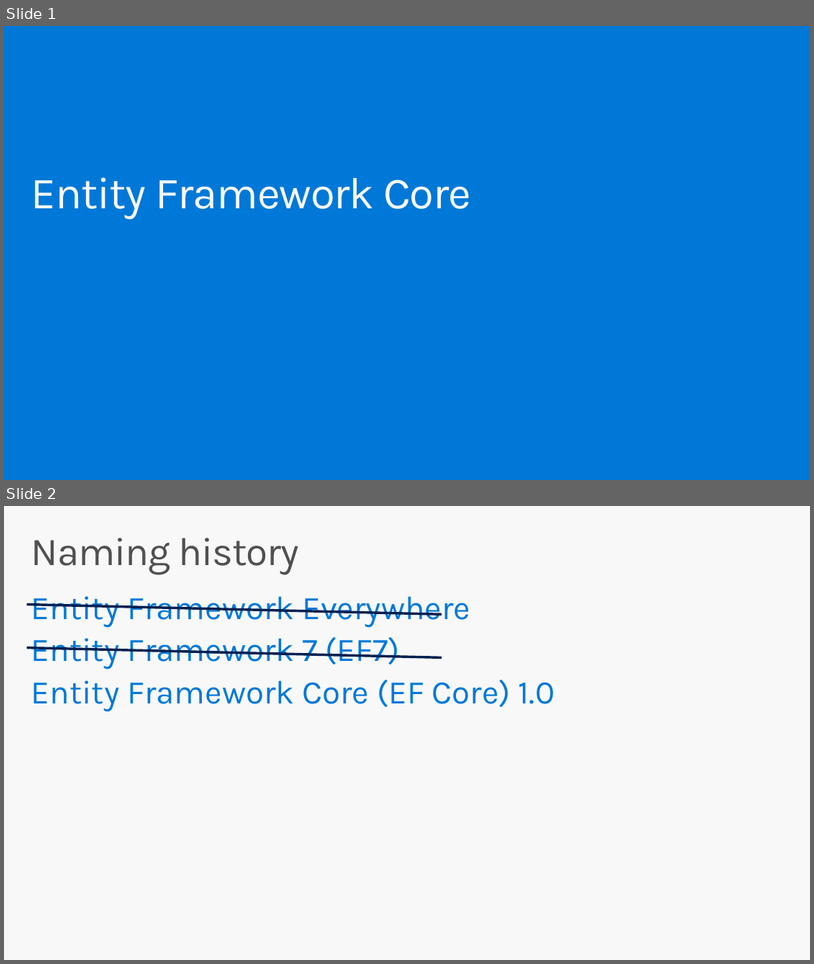
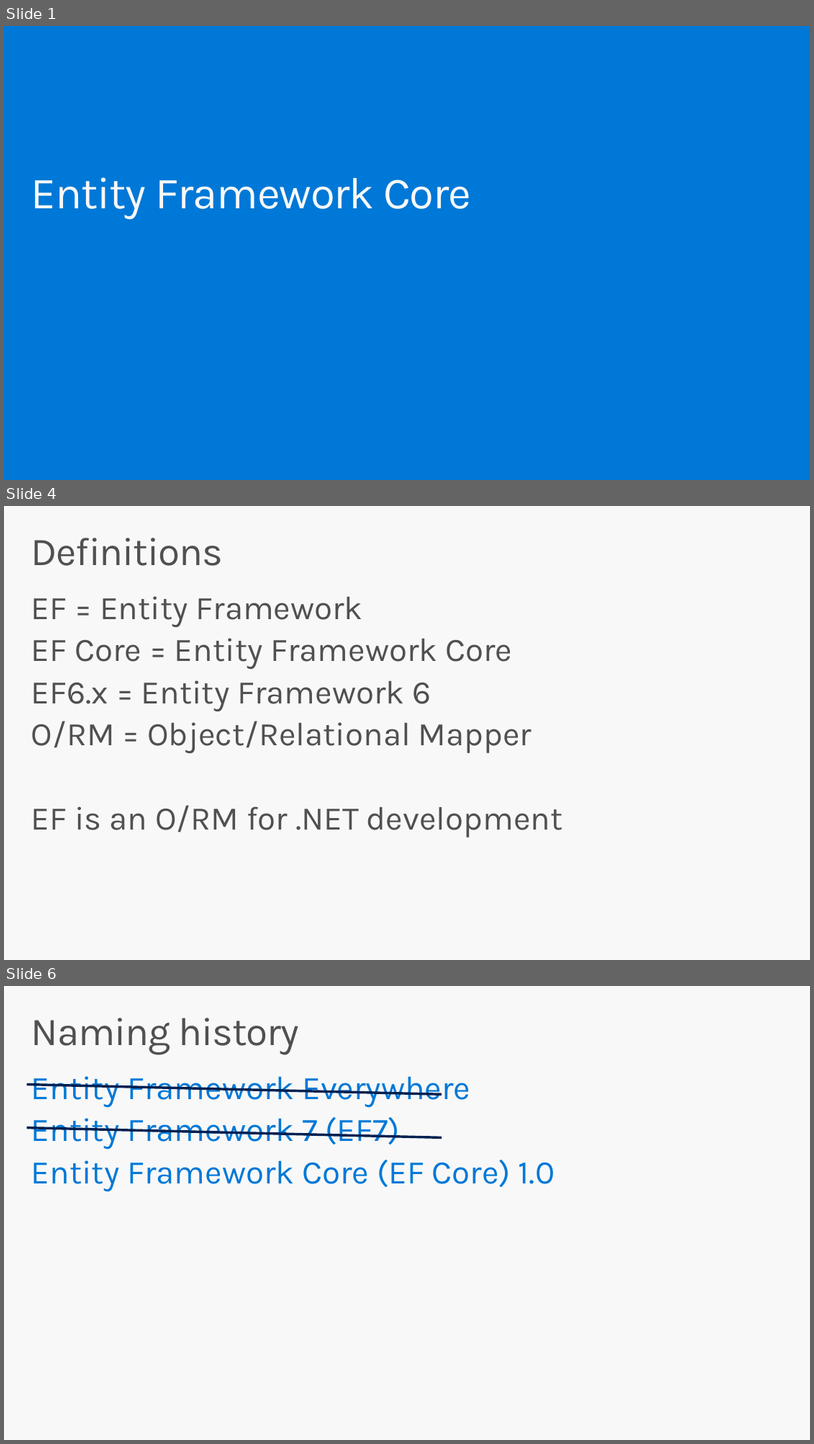
Before and after one commit to rowanmiller/Demo-EFCore, a slide deck: SlideDeck.pptx. Shown one above the other, each under a label of ours: slides 1 and 2 before the commit, slides 1, 4 and 6 after it; the slides between them are not shown. The pictures are 814x964 and 814x1444 pixels, drawn with LibreOffice and Linux fonts; fonts in the diff are those of the drawing. Boxes give left, top, right and bottom in pixels: in the first picture for what was removed or moved away, otherwise in the second. Text is boxed around its words. In the diff, an @@ line names an element or a change of style, - is before the commit and + after.

```diff
--- a/SlideDeck.pptx
+++ b/SlideDeck.pptx
@@ slide 4 added at [4, 506, 810, 960], background #F8F8F8 @@
@@ title added at [31, 538, 223, 566], 48 pt, text #505050 @@
+Definitions
@@ text added at [31, 596, 563, 837], 40 pt, text #505050 @@
+EF = Entity Framework
+EF Core = Entity Framework Core
+EF6.x = Entity Framework 6
+O/RM = Object/Relational Mapper
+EF is an O/RM for .NET development
@@ what was slide 2 is now slide 6 @@
```
Also in this commit, not shown: 10 slides changed, 5 other slides added, 1 slide removed, 1 other file.
